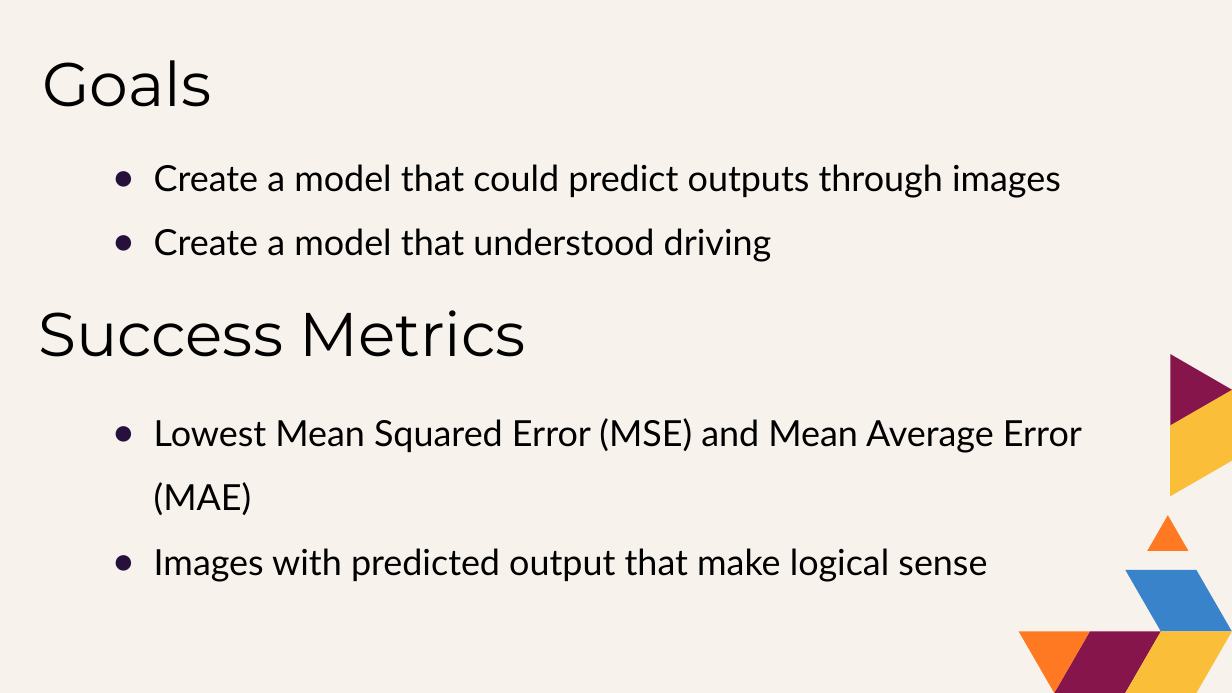
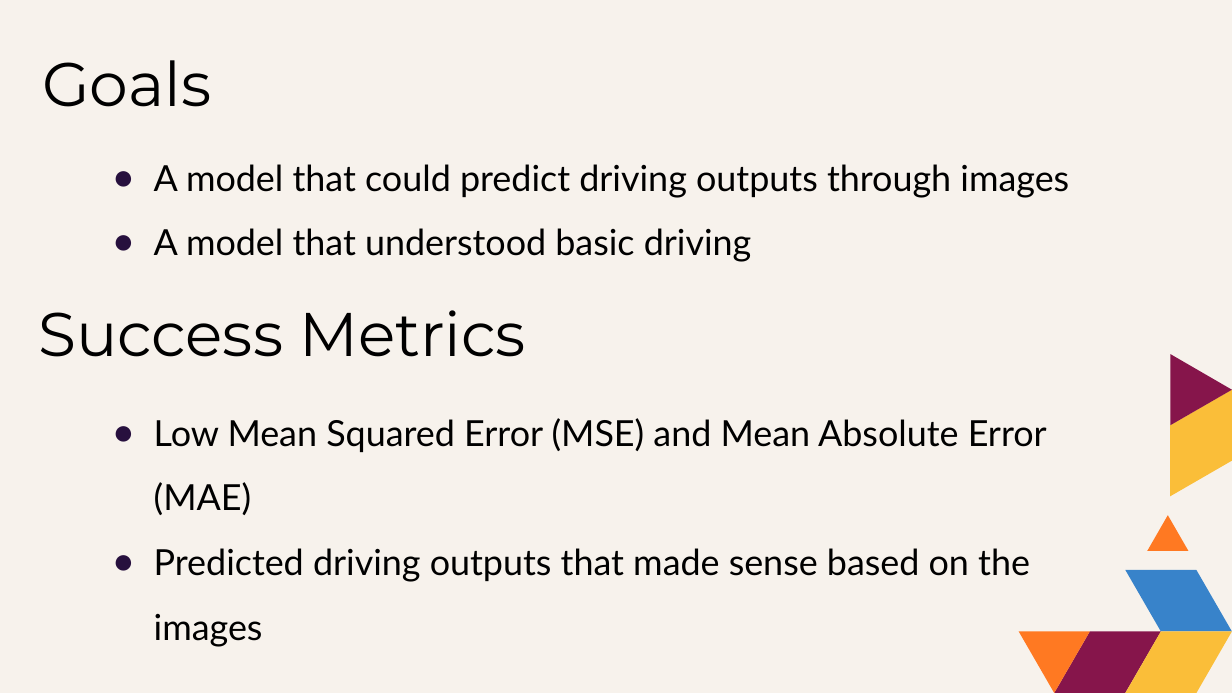
Before and after one commit to grahamjh99/VisionDrive, a slide deck: slide 2 of presentation/A Simple Self Drive Model.pptx. Drawn at 1232x693 pixels with LibreOffice and Linux fonts; fonts in the diff are those of the drawing. Boxes give left, top, right and bottom in pixels: in the first picture for what was removed or moved away, otherwise in the second. Text is boxed around its words. In the diff, an @@ line names an element or a change of style, - is before the commit and + after.

```diff
--- a/presentation/A Simple Self Drive Model.pptx
+++ b/presentation/A Simple Self Drive Model.pptx
@@ text at [154, 164, 1069, 262]: text changed @@
-● Create a model that could predict outputs through images
-● Create a model that understood driving
+● A model that could predict driving outputs through images
+● A model that understood basic driving
@@ text at [154, 418, 1047, 647]: text changed @@
-● Lowest Mean Squared Error (MSE) and Mean Average Error (MAE)
-● Images with predicted output that make logical sense
+● Low Mean Squared Error (MSE) and Mean Absolute Error (MAE)
+● Predicted driving outputs that made sense based on the images
```
Also in this commit, not shown: 9 other slides changed.
